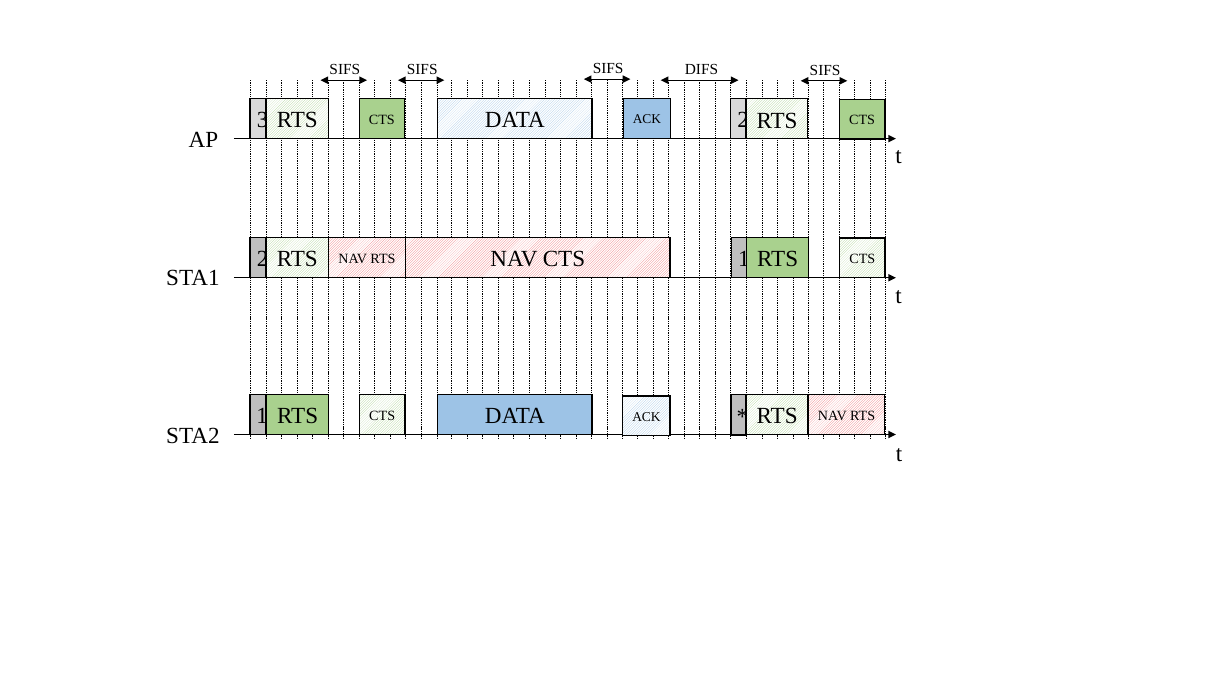
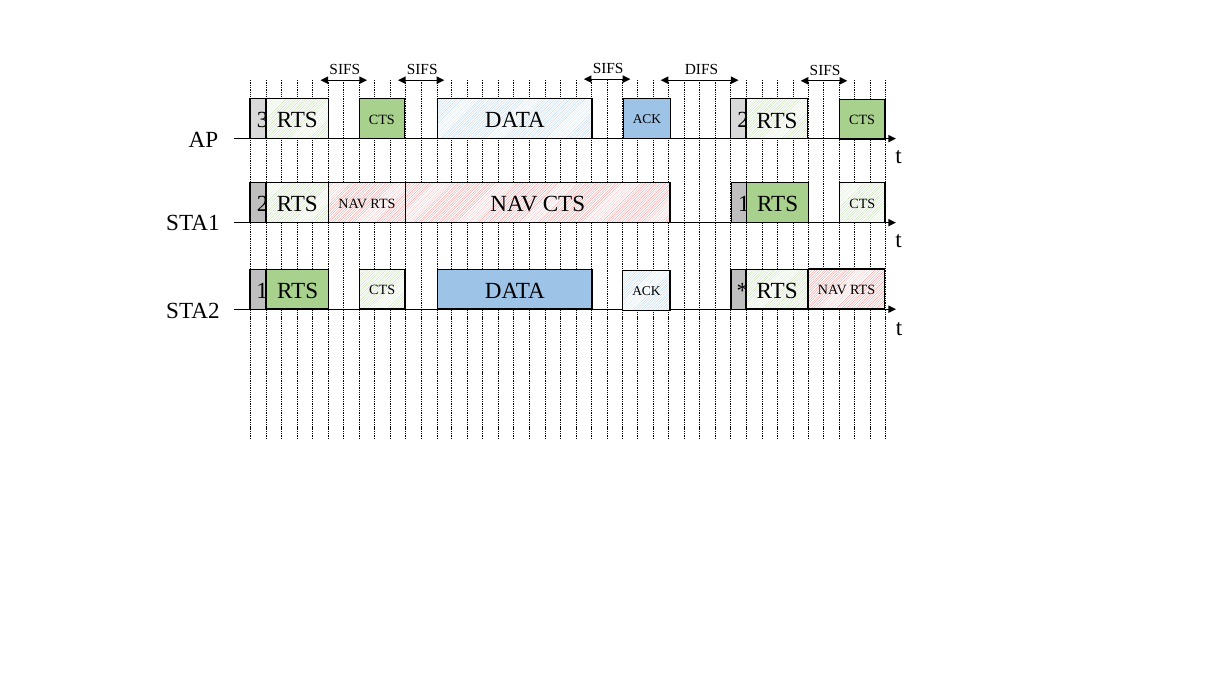
Before and after one commit to BelmY/thesis_proposal, a slide deck: slide 1 of dcf_operation.pptx. Drawn at 1232x693 pixels with LibreOffice and Linux fonts; fonts in the diff are those of the drawing. Boxes give left, top, right and bottom in pixels: in the first picture for what was removed or moved away, otherwise in the second. Text is boxed around its words. In the diff, an @@ line names an element or a change of style, - is before the commit and + after.

```diff
--- a/dcf_operation.pptx
+++ b/dcf_operation.pptx
@@ 7 rectangles, 2 texts, 1 arrow: place and size @@
-7 rectangles, 2 texts, 1 arrow at box(166, 238, 901, 303)
+7 rectangles, 2 texts, 1 arrow at box(166, 183, 901, 247)
@@ 8 rectangles, 2 texts, 1 arrow: place and size @@
-8 rectangles, 2 texts, 1 arrow at box(166, 395, 902, 462)
+8 rectangles, 2 texts, 1 arrow at box(166, 269, 902, 336)
```
Also in this commit, not shown: 19 other files.
